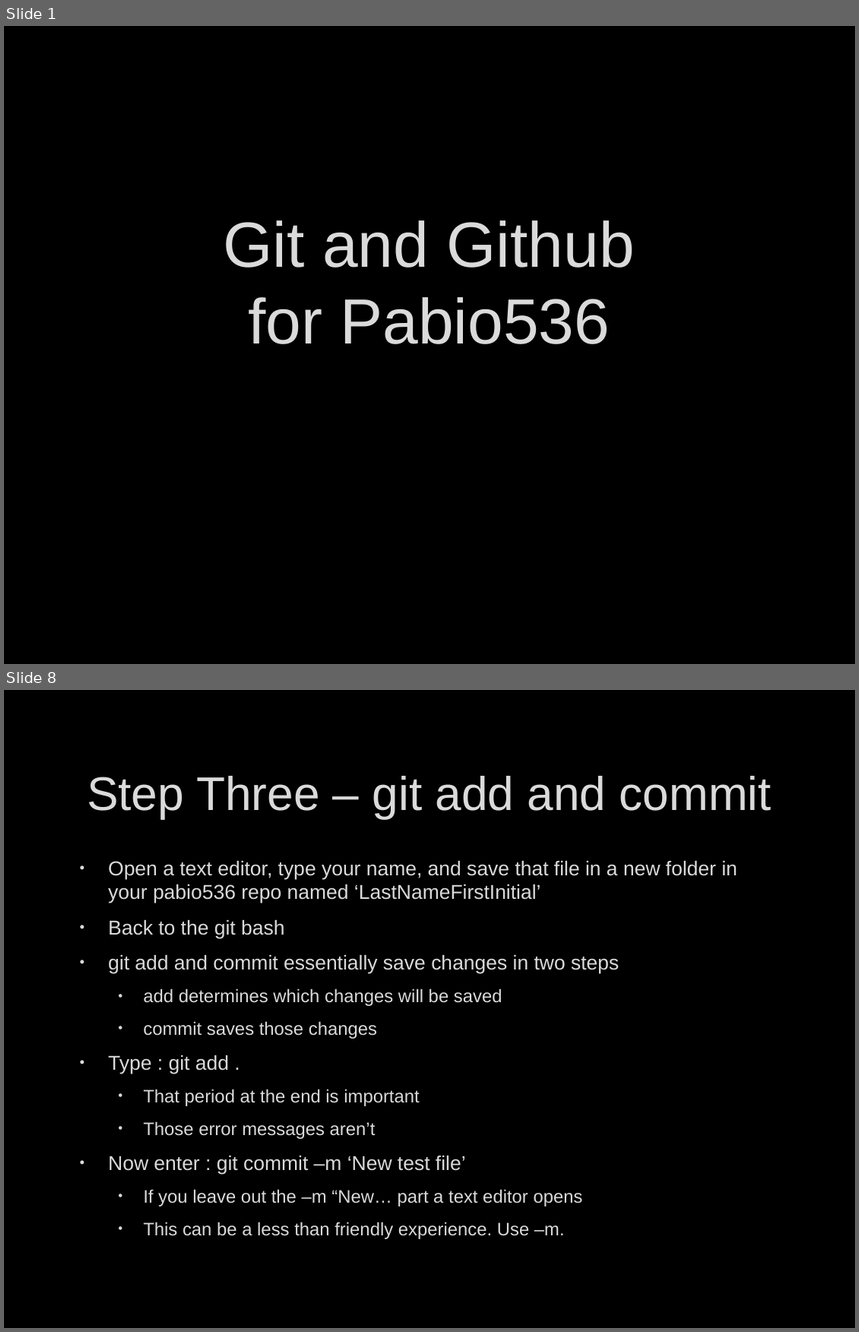
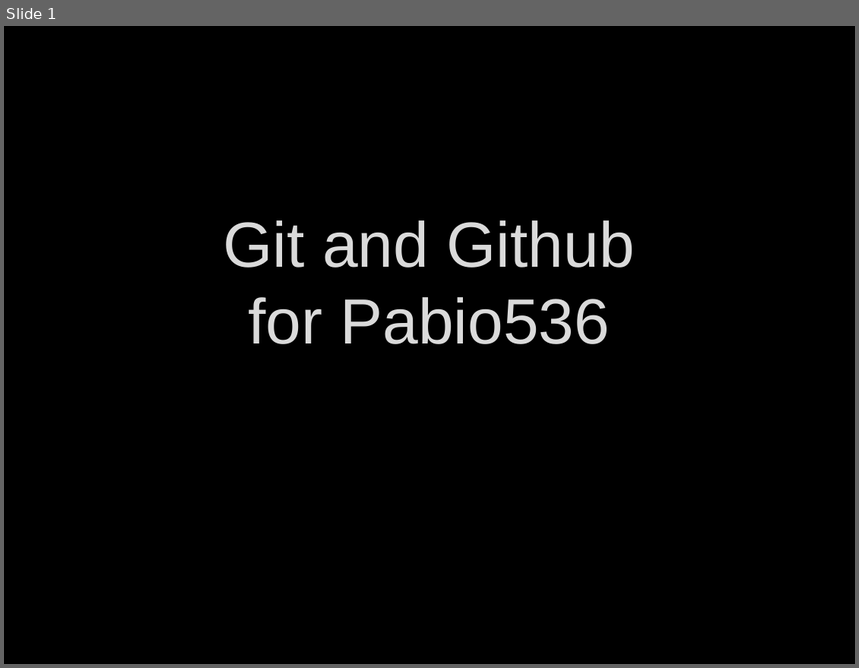
Before and after one commit to fdmast/Pabio536, a slide deck: C1_Introduction/ClassOne.GithubIntro.pptx. Shown one above the other, each under a label of ours: slides 1 and 8 before the commit, slide 1 after it; the slides between them are not shown. The pictures are 859x1332 and 859x668 pixels, drawn with LibreOffice and Linux fonts; fonts in the diff are those of the drawing; background and template pictures are left out. Boxes give left, top, right and bottom in pixels: in the first picture for what was removed or moved away, otherwise in the second. Text is boxed around its words. In the diff, an @@ line names an element or a change of style, - is before the commit and + after.

```diff
--- a/C1_Introduction/ClassOne.GithubIntro.pptx
+++ b/C1_Introduction/ClassOne.GithubIntro.pptx
@@ slide 8 removed at <box>4,690,855,1328</box>, background picture (left out) @@
@@ title removed at <box>87,776,772,819</box> @@
-Step Three – git add and commit
@@ text removed at <box>108,861,738,1239</box> @@
-• Open a text editor, type your name, and save that file in a new folder in your pabio536 repo named ‘LastNameFirstInitial’
-• Back to the git bash
-• git add and commit essentially save changes in two steps
-  • add determines which changes will be saved
-  • commit saves those changes
-• Type : git add .
-  • That period at the end is important
-  • Those error messages aren’t
-• Now enter : git commit –m ‘New test file’
-  • If you leave out the –m “New… part a text editor opens
-  • This can be a less than friendly experience. Use –m.
```
Also in this commit, not shown: 2 slides changed, 10 slides added, 10 other slides removed, 5 other files.
